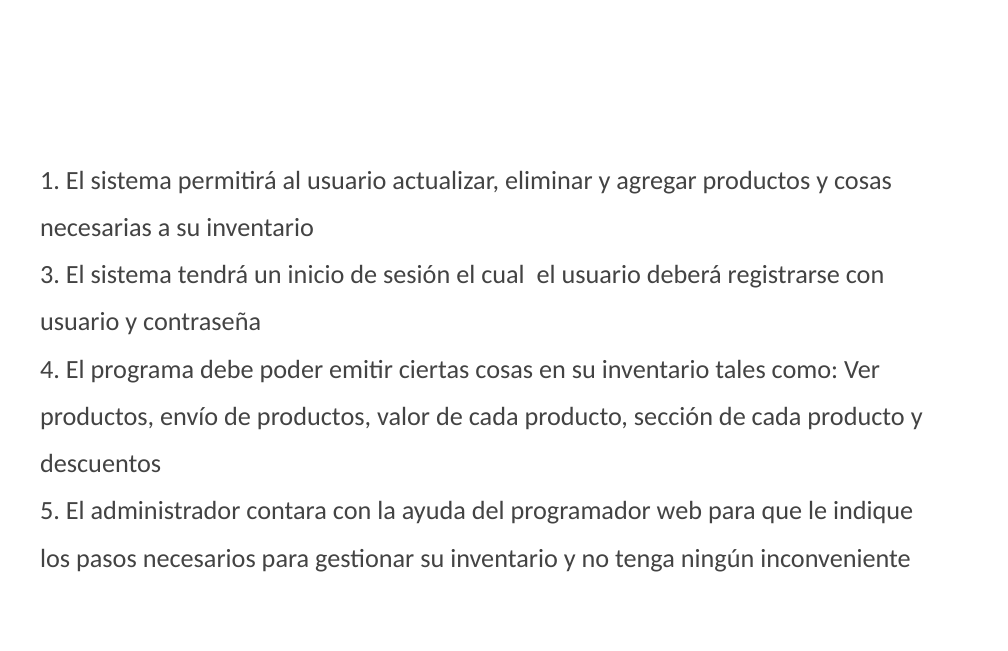
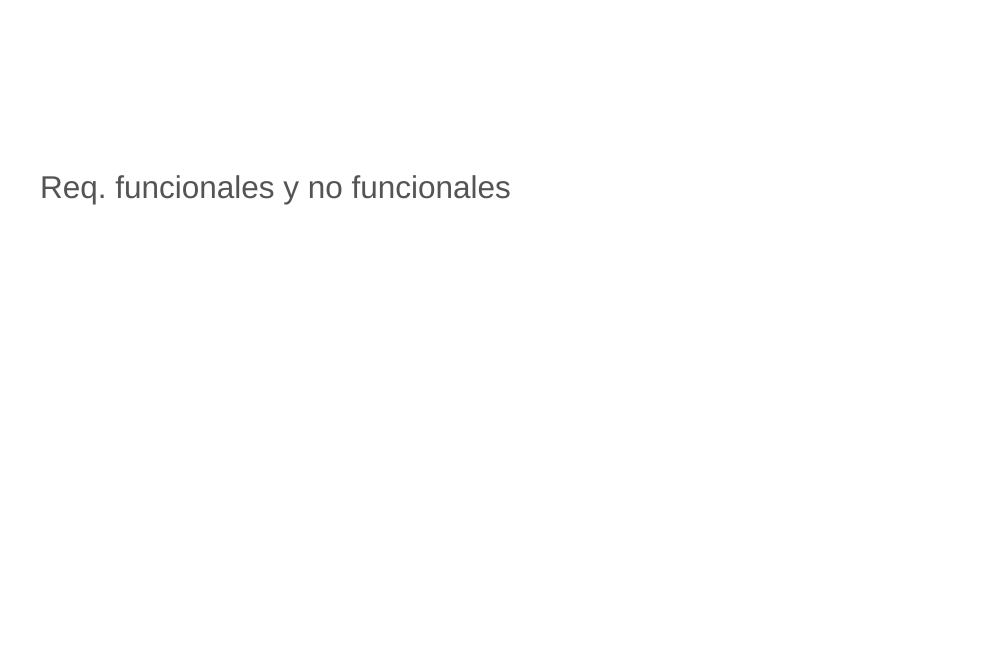
Before and after one commit to juanpa2723/INVENTARIO, a slide deck: slide 19 of Proyecto Inventario PDF/Proyecto Inventario.pptx (slide 21 before the commit). Drawn at 1008x651 pixels with LibreOffice and Linux fonts; fonts in the diff are those of the drawing; background and template pictures are left out. Boxes give left, top, right and bottom in pixels: in the first picture for what was removed or moved away, otherwise in the second. Text is boxed around its words. In the diff, an @@ line names an element or a change of style, - is before the commit and + after.

```diff
--- a/Proyecto Inventario PDF/Proyecto Inventario.pptx
+++ b/Proyecto Inventario PDF/Proyecto Inventario.pptx
@@ text removed at (x1=40, y1=170, x2=923, y2=572) @@
-1. El sistema permitirá al usuario actualizar, eliminar y agregar productos y cosas necesarias a su inventario
-3. El sistema tendrá un inicio de sesión el cual el usuario deberá registrarse con usuario y contraseña
-4. El programa debe poder emitir ciertas cosas en su inventario tales como: Ver productos, envío de productos, valor de cada producto, sección de cada producto y descuentos
-5. El administrador contara con la ayuda del programador web para que le indique los pasos necesarios para gestionar su inventario y no tenga ningún inconveniente
@@ text added at (x1=40, y1=175, x2=511, y2=204), 60 pt, text #545454 @@
+Req. funcionales y no funcionales
```
Also in this commit, not shown: 18 other slides changed, 2 slides added, 15 slides removed.
